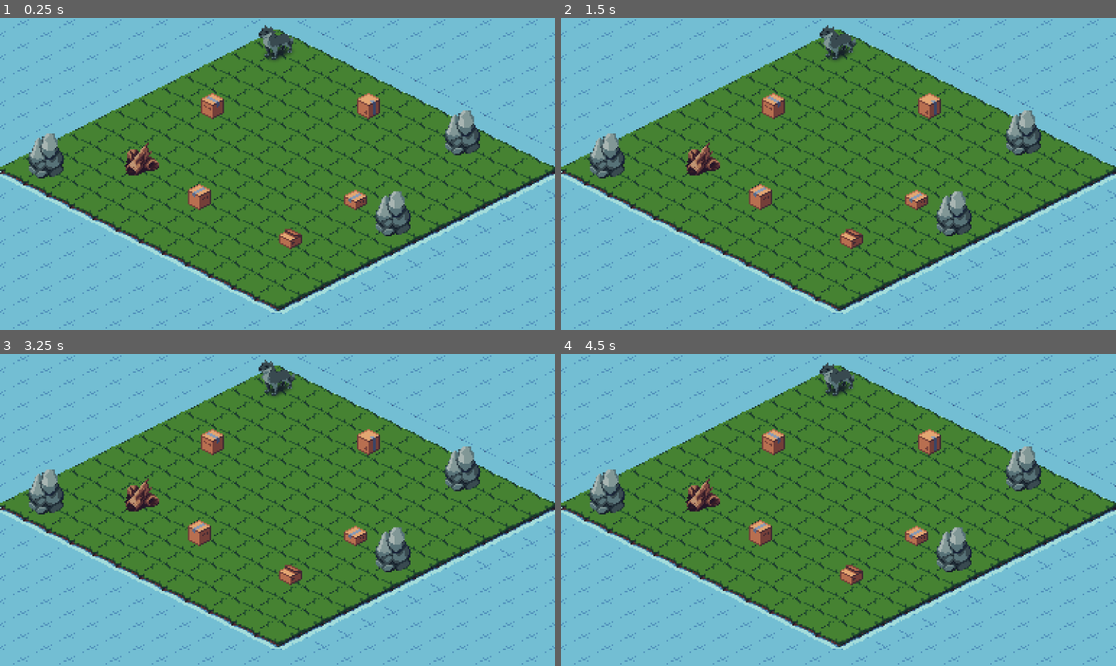
Above: before the commit, frames 1-4 (two rows, left to right).
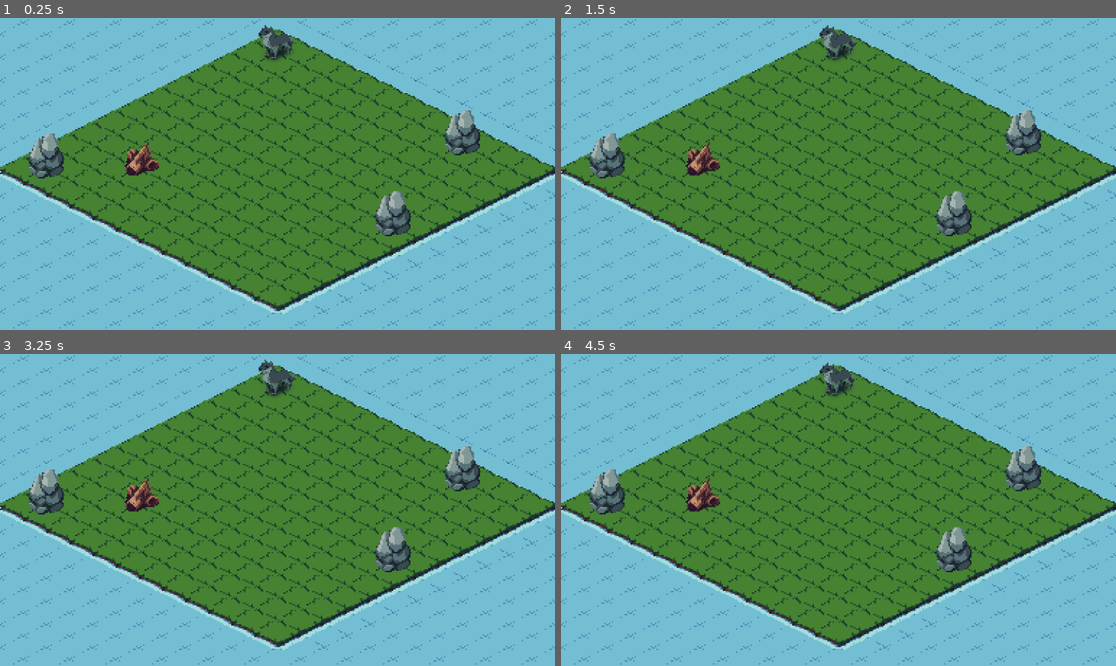
Above: after the commit, the same moments.

Repository: emilykrohn/FoldedFrenzy
Game: Godot game, scene res://Scenes/Game/main.tscn
Same seed, same stepped clock (60 frames per second), same inputs: the game is played once before the commit and once after it.
Inputs:
- Up to frame 1 (0.25 s): no input
- Up to frame 2 (1.5 s): tap Enter at 0.5 s; hold Right (ui_right) 0.53-1.28 s; tap Space at 1.25 s; hold Down (ui_down) from 1.28 s (still down)
- Up to frame 3 (3.25 s): release Down (ui_down) at 2.03 s; hold Right (ui_right) 2.03-2.78 s; hold Up (ui_up) from 2.78 s (still down)
- Up to frame 4 (4.5 s): release Up (ui_up) at 3.53 s; hold Left (ui_left) from 3.53 s (still down)

The runs differ from the first frame. In frame 1, 1.2% of the frame differs, in the area x 33-69%, y 24-75%; in frame 2, 1.2%; in frame 3, 1.2%; in frame 4, 1.2%.

Commit message:
Delete box tile map
Use box scene instead of tile map

Diff:
--- a/Scenes/Game/main.tscn
+++ b/Scenes/Game/main.tscn
@@ -1,7 +1,6 @@
-[gd_scene load_steps=8 format=3 uid="uid://cacx2ssg873ai"]
+[gd_scene load_steps=5 format=3 uid="uid://cacx2ssg873ai"]
 
 [ext_resource type="Texture2D" uid="uid://bekl61w57ow7b" path="res://Art/isometric tileset/spritesheet.png" id="1_3myya"]
-[ext_resource type="Texture2D" uid="uid://75smewi58w2h" path="res://Art/isometric boxes - free pixel assets/boxes_SpriteSheet.png" id="2_glt8d"]
 [ext_resource type="PackedScene" uid="uid://dpo4ehchb8rhu" path="res://Scenes/Game/Player/player.tscn" id="3_j0ou4"]
 
 [sub_resource type="TileSetAtlasSource" id="TileSetAtlasSource_jl3kj"]
@@ -623,98 +622,6 @@
 physics_layer_1/collision_mask = 2
 sources/0 = SubResource("TileSetAtlasSource_jl3kj")
 
-[sub_resource type="TileSetAtlasSource" id="TileSetAtlasSource_64ob8"]
-texture = ExtResource("2_glt8d")
-texture_region_size = Vector2i(18, 18)
-0:0/0 = 0
-0:0/0/physics_layer_0/linear_velocity = Vector2(0, 0)
-0:0/0/physics_layer_0/angular_velocity = 0.0
-0:0/0/physics_layer_0/polygon_0/points = PackedVector2Array(-9, 0, 0, -9, 9, 0, 0, 9)
-1:0/0 = 0
-1:0/0/physics_layer_0/linear_velocity = Vector2(0, 0)
-1:0/0/physics_layer_0/angular_velocity = 0.0
-1:0/0/physics_layer_0/polygon_0/points = PackedVector2Array(-9, 0, 0, -9, 9, 0, 0, 9)
-0:1/0 = 0
-0:1/0/physics_layer_0/linear_velocity = Vector2(0, 0)
-0:1/0/physics_layer_0/angular_velocity = 0.0
-1:1/0 = 0
-1:1/0/physics_layer_0/linear_velocity = Vector2(0, 0)
-1:1/0/physics_layer_0/angular_velocity = 0.0
-2:0/0 = 0
-2:0/0/physics_layer_0/linear_velocity = Vector2(0, 0)
-2:0/0/physics_layer_0/angular_velocity = 0.0
-2:0/0/physics_layer_0/polygon_0/points = PackedVector2Array(-9, 0, -0.375, -4.875, 9, 0, 0, 9)
-3:0/0 = 0
-3:0/0/physics_layer_0/linear_velocity = Vector2(0, 0)
-3:0/0/physics_layer_0/angular_velocity = 0.0
-3:0/0/physics_layer_0/polygon_0/points = PackedVector2Array(-9, 0, 0, -5.25, 9, 0, 0, 9)
-4:0/0 = 0
-4:0/0/physics_layer_0/linear_velocity = Vector2(0, 0)
-4:0/0/physics_layer_0/angular_velocity = 0.0
-4:0/0/physics_layer_0/polygon_0/points = PackedVector2Array(-9, 0, 0, -9, 9, 0, 0, 9)
-2:1/0 = 0
-2:1/0/physics_layer_0/linear_velocity = Vector2(0, 0)
-2:1/0/physics_layer_0/angular_velocity = 0.0
-3:1/0 = 0
-3:1/0/physics_layer_0/linear_velocity = Vector2(0, 0)
-3:1/0/physics_layer_0/angular_velocity = 0.0
-4:1/0 = 0
-4:1/0/physics_layer_0/linear_velocity = Vector2(0, 0)
-4:1/0/physics_layer_0/angular_velocity = 0.0
-0:2/0 = 0
-0:2/0/physics_layer_0/linear_velocity = Vector2(0, 0)
-0:2/0/physics_layer_0/angular_velocity = 0.0
-1:2/0 = 0
-1:2/0/physics_layer_0/linear_velocity = Vector2(0, 0)
-1:2/0/physics_layer_0/angular_velocity = 0.0
-2:2/0 = 0
-2:2/0/physics_layer_0/linear_velocity = Vector2(0, 0)
-2:2/0/physics_layer_0/angular_velocity = 0.0
-2:3/0 = 0
-2:3/0/physics_layer_0/linear_velocity = Vector2(0, 0)
-2:3/0/physics_layer_0/angular_velocity = 0.0
-3:3/0 = 0
-3:3/0/physics_layer_0/linear_velocity = Vector2(0, 0)
-3:3/0/physics_layer_0/angular_velocity = 0.0
-4:3/0 = 0
-4:3/0/physics_layer_0/linear_velocity = Vector2(0, 0)
-4:3/0/physics_layer_0/angular_velocity = 0.0
-4:2/0 = 0
-4:2/0/physics_layer_0/linear_velocity = Vector2(0, 0)
-4:2/0/physics_layer_0/angular_velocity = 0.0
-3:2/0 = 0
-3:2/0/physics_layer_0/linear_velocity = Vector2(0, 0)
-3:2/0/physics_layer_0/angular_velocity = 0.0
-1:3/0 = 0
-1:3/0/physics_layer_0/linear_velocity = Vector2(0, 0)
-1:3/0/physics_layer_0/angular_velocity = 0.0
-0:3/0 = 0
-0:3/0/physics_layer_0/linear_velocity = Vector2(0, 0)
-0:3/0/physics_layer_0/angular_velocity = 0.0
-0:4/0 = 0
-0:4/0/physics_layer_0/linear_velocity = Vector2(0, 0)
-0:4/0/physics_layer_0/angular_velocity = 0.0
-1:4/0 = 0
-1:4/0/physics_layer_0/linear_velocity = Vector2(0, 0)
-1:4/0/physics_layer_0/angular_velocity = 0.0
-2:4/0 = 0
-2:4/0/physics_layer_0/linear_velocity = Vector2(0, 0)
-2:4/0/physics_layer_0/angular_velocity = 0.0
-3:4/0 = 0
-3:4/0/physics_layer_0/linear_velocity = Vector2(0, 0)
-3:4/0/physics_layer_0/angular_velocity = 0.0
-4:4/0 = 0
-4:4/0/physics_layer_0/linear_velocity = Vector2(0, 0)
-4:4/0/physics_layer_0/angular_velocity = 0.0
-4:4/0/physics_layer_0/polygon_0/points = PackedVector2Array(-9, 0, -0.875, -5.75, 9, 0, 0, 9)
-
-[sub_resource type="TileSet" id="TileSet_b44wm"]
-tile_shape = 1
-tile_size = Vector2i(18, 18)
-physics_layer_0/collision_layer = 4
-physics_layer_0/collision_mask = 4
-sources/0 = SubResource("TileSetAtlasSource_64ob8")
-
 [node name="main" type="Node2D"]
 
 [node name="EnvironmentTileMap" type="TileMap" parent="."]
@@ -731,13 +638,6 @@
 layer_1/z_index = 1
 layer_1/tile_data = PackedInt32Array(458755, 589824, 5, 917506, 589824, 5, 655354, 589824, 5, 655356, 327680, 4)
 
-[node name="BoxTileMap" type="TileMap" parent="."]
-y_sort_enabled = true
-tile_set = SubResource("TileSet_b44wm")
-format = 2
-layer_0/y_sort_enabled = true
-layer_0/tile_data = PackedInt32Array(327677, 0, 0, 786428, 65536, 0, 720898, 196608, 0, 262147, 262144, 0, 917504, 262144, 4)
-
 [node name="Camera2D" type="Camera2D" parent="."]
 position = Vector2(0, 92)
 zoom = Vector2(3, 3)
